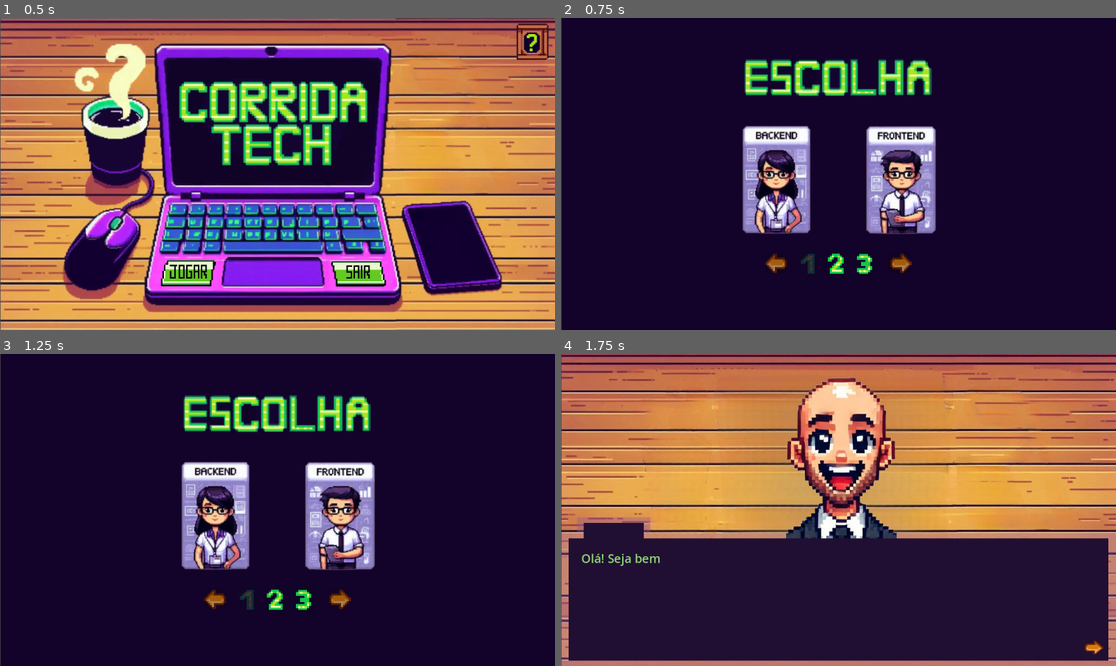
Above: before the commit, frames 1-4 (two rows, left to right).
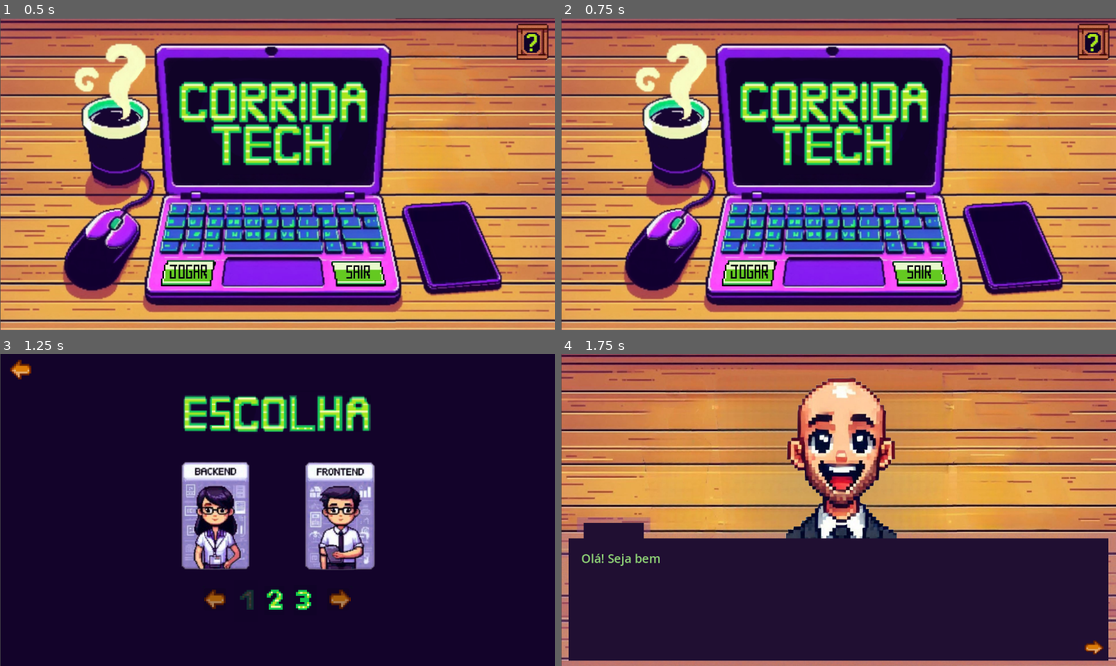
Above: after the commit, the same moments.

Repository: Mescxll/JogoGodot-CorridaTech
Game: Godot game, scene res://cena1.tscn
The game is run twice, just before and just after one commit, with the same random seed, the same clock (stepped at 60 frames per second) and the same inputs. Sound files missing from this copy of the repository are replaced by a short silence.
Inputs (mouse positions are in pixels of both pictures, inside the frame that each line leads up to):
- Up to frame 1 (0.5 s): no input
- Up to frame 2 (0.75 s): click (749, 273) at 0.5 s
- Up to frame 3 (1.25 s): no input
- Up to frame 4 (1.75 s): click (777, 516) at 1.25 s

Frame 1 is identical in both runs. In frame 2, 86% of the frame differs, in the area x 0-100%, y 0-100%; in frame 3, 0.1%; in frame 4, nothing differs.

Commit message:
Atualizações - setas e vitória

Diff:
--- a/cena1.tscn
+++ b/cena1.tscn
@@ -27,11 +27,16 @@
 texture = ExtResource("3_6ssdf")
 
 [node name="Jogar" type="Button" parent="BotaoJogar"]
-self_modulate = Color(0.0745098, 0.0117647, 0.164706, 0.796078)
-offset_left = -213.0
-offset_top = -95.0
-offset_right = 197.0
-offset_bottom = 96.0
+self_modulate = Color(0.0745098, 0.0117647, 0.164706, 0)
+anchors_preset = -1
+anchor_left = 0.18
+anchor_top = 0.239
+anchor_right = 0.796
+anchor_bottom = 0.756
+offset_left = -332.88
+offset_top = -187.625
+offset_right = -333.136
+offset_bottom = -187.5
 theme_override_styles/normal = SubResource("StyleBoxFlat_04b7t")
 
 [node name="BotaoSair" type="Sprite2D" parent="."]
@@ -46,10 +51,6 @@
 offset_right = 176.0
 offset_bottom = 80.0
 
-[node name="AudioStreamPlayer" type="AudioStreamPlayer" parent="."]
-volume_db = -15.661
-autoplay = true
-
 [node name="BotaoAjuda" type="Sprite2D" parent="."]
 position = Vector2(1106, 50)
 texture = ExtResource("5_en3rx")
@@ -61,6 +62,11 @@
 offset_right = 33.0
 offset_bottom = 35.0
 
+[node name="Timer" type="Timer" parent="."]
+wait_time = 0.2
+one_shot = true
+
 [connection signal="pressed" from="BotaoJogar/Jogar" to="." method="_on_jogar_pressed"]
 [connection signal="pressed" from="BotaoSair/Sair" to="." method="_on_sair_pressed"]
 [connection signal="pressed" from="BotaoAjuda/Ajuda" to="." method="_on_ajuda_pressed"]
+[connection signal="timeout" from="Timer" to="." method="_on_timer_timeout"]
--- a/cena_1.gd
+++ b/cena_1.gd
@@ -1,10 +1,15 @@
 extends Node2D
 
 func _on_jogar_pressed() -> void:
-	get_tree().change_scene_to_file("res://cena_niveis.tscn")
+	Musica.rein_music()
+	$Timer.start()
 
 func _on_sair_pressed() -> void:
 	get_tree().quit()
 
 func _on_ajuda_pressed() -> void:
-	pass
+	Musica.rein_music()
+	get_tree().change_scene_to_file("res://cena_ajuda.tscn")
+
+func _on_timer_timeout() -> void:
+	get_tree().change_scene_to_file("res://cena_niveis.tscn")
--- /dev/null
+++ b/cena_ajuda.gd
@@ -0,0 +1,5 @@
+extends Node2D
+
+func _on_seta_pressed() -> void:
+	Musica.rein_music2()
+	get_tree().change_scene_to_file("res://cena1.tscn")
--- /dev/null
+++ b/cena_ajuda.tscn
@@ -0,0 +1,47 @@
+[gd_scene load_steps=4 format=3 uid="uid://ty4xwkfna387"]
+
+[ext_resource type="Script" path="res://cena_ajuda.gd" id="1_5iwba"]
+[ext_resource type="Texture2D" uid="uid://bqty5tunumrc1" path="res://imagens/Fundo Ajuda.jpg" id="1_mcuhn"]
+
+[sub_resource type="StyleBoxFlat" id="StyleBoxFlat_nek4p"]
+bg_color = Color(0.454902, 0.196078, 0.898039, 0)
+
+[node name="Node2D" type="Node2D"]
+script = ExtResource("1_5iwba")
+
+[node name="Fundo" type="Sprite2D" parent="."]
+position = Vector2(575, 326.5)
+scale = Vector2(0.602083, 0.610185)
+texture = ExtResource("1_mcuhn")
+
+[node name="Label" type="Label" parent="."]
+offset_left = 95.0
+offset_top = 68.0
+offset_right = 1057.0
+offset_bottom = 673.0
+theme_override_colors/font_color = Color(0.564706, 0.835294, 0.466667, 1)
+theme_override_font_sizes/font_size = 23
+text = "O Corrida Tech é uma simulação onde sua jornada profissional no mundo da Tecnologia da Informação está em jogo, e cada decisão tomada define o caminho até a carreira dos seus sonhos.
+
+A mecânica do jogo utiliza grafos e o algoritmo de Dijkstra. Apenas um trajeto leva à vitória (5 estrelas), então é necessário encontrar a rota mais eficiente. Empresas e oportunidades exigem requisitos específicos, tornando cada partida única.
+
+Produzido para a matéria de Matemática Discreta II do Instituto Federal de Educação, Ciência e Tecnologia da Bahia (IFBA) - Campus Vitória da Conquista.
+
+Feito por:
+Helen Rocha
+Maria Eduarda Campos
+Dimitri Pereira"
+horizontal_alignment = 1
+autowrap_mode = 3
+justification_flags = 162
+
+[node name="seta" type="Button" parent="."]
+self_modulate = Color(0.0745098, 0.0117647, 0.164706, 0.592157)
+offset_left = 52.0
+offset_top = 548.0
+offset_right = 104.0
+offset_bottom = 595.0
+theme_override_styles/normal = SubResource("StyleBoxFlat_nek4p")
+
+[connection signal="ready" from="Fundo" to="." method="_on_fundo_ready"]
+[connection signal="pressed" from="seta" to="." method="_on_seta_pressed"]
--- a/cena_backend.gd
+++ b/cena_backend.gd
@@ -2,6 +2,7 @@
 var current_scene = "inicio"
 
 func load_scene(scene_name):
+	Musica.stop_music()
 	if scene_name in Global.choices:
 		current_scene = scene_name
 		var scene_data = Global.choices[scene_name]
@@ -40,6 +41,9 @@
 			$seta.disconnect("pressed", Callable(self, "_on_choice_selected"))
 			$seta.connect("pressed", Callable(self, "_on_choice_selected").bind(options[0]))
 
+		if current_scene == "vitoria":
+			$seta.disconnect("pressed", Callable(self, "_on_choice_selected"))
+			$seta.connect("pressed", Callable(self, "_go_to_victory_scene"))
 
 func _on_choice_selected(choice):
 	var next_scene = Global.choices[current_scene]["opcoes"][choice]
@@ -47,3 +51,7 @@
 
 func _ready():
 	load_scene(current_scene)
+
+func _go_to_victory_scene():
+	Musica.rein_music2()
+	get_tree().change_scene_to_file("res://cena_vitoria.tscn")
--- a/cena_backend.tscn
+++ b/cena_backend.tscn
@@ -12,15 +12,15 @@
 font_size = 25
 font_color = Color(0.564706, 0.835294, 0.466667, 1)
 
-[sub_resource type="StyleBoxFlat" id="StyleBoxFlat_4c5gs"]
-bg_color = Color(0.454902, 0.196078, 0.898039, 0)
-
 [sub_resource type="StyleBoxFlat" id="StyleBoxFlat_mmivj"]
 bg_color = Color(0.0784314, 0.027451, 0.133333, 1)
 corner_radius_top_left = 65
 corner_radius_top_right = 65
 corner_radius_bottom_right = 65
 corner_radius_bottom_left = 65
+
+[sub_resource type="StyleBoxFlat" id="StyleBoxFlat_4c5gs"]
+bg_color = Color(0.454902, 0.196078, 0.898039, 0)
 
 [node name="Node2D" type="Node2D"]
 script = ExtResource("1_gqgi0")
@@ -67,14 +67,6 @@
 offset_bottom = 627.0
 color = Color(0.12549, 0.0588235, 0.196078, 1)
 
-[node name="seta" type="Button" parent="."]
-self_modulate = Color(0.0745098, 0.0117647, 0.164706, 0.592157)
-offset_left = 1086.0
-offset_top = 595.0
-offset_right = 1127.0
-offset_bottom = 625.0
-theme_override_styles/normal = SubResource("StyleBoxFlat_4c5gs")
-
 [node name="Botao1" type="Button" parent="."]
 offset_left = 119.0
 offset_top = 571.0
@@ -101,4 +93,10 @@
 scale = Vector2(0.671309, 0.673741)
 texture = ExtResource("6_2h26i")
 
-[connection signal="pressed" from="seta" to="." method="_on_seta_pressed"]
+[node name="seta" type="Button" parent="."]
+self_modulate = Color(0.0745098, 0.0117647, 0.164706, 0.592157)
+offset_left = 1086.0
+offset_top = 595.0
+offset_right = 1127.0
+offset_bottom = 625.0
+theme_override_styles/normal = SubResource("StyleBoxFlat_4c5gs")
--- a/cena_niveis.gd
+++ b/cena_niveis.gd
@@ -8,3 +8,7 @@
 
 func _on_back_pressed() -> void:
 	get_tree().change_scene_to_file("res://cena_backend.tscn")
+
+func _on_seta_e_2pressed() -> void:
+	Musica.rein_music2()
+	get_tree().change_scene_to_file("res://cena1.tscn")
--- a/cena_niveis.tscn
+++ b/cena_niveis.tscn
@@ -101,6 +101,19 @@
 scale = Vector2(0.602564, 0.605769)
 texture = ExtResource("10_jfx3h")
 
+[node name="setaEsquerda2" type="Sprite2D" parent="."]
+position = Vector2(45, 35)
+texture = ExtResource("6_wk5hd")
+
+[node name="setaE" type="Button" parent="setaEsquerda2"]
+modulate = Color(1, 1, 1, 0.313726)
+self_modulate = Color(0.470588, 0.207843, 0.819608, 0)
+offset_left = -25.0
+offset_top = -25.0
+offset_right = 21.0
+offset_bottom = 20.0
+
 [connection signal="pressed" from="backend/back" to="." method="_on_back_pressed"]
 [connection signal="pressed" from="setaEsquerda/setaE" to="." method="_on_seta_e_pressed"]
 [connection signal="pressed" from="setaDireita/setaD" to="." method="_on_seta_d_pressed"]
+[connection signal="pressed" from="setaEsquerda2/setaE" to="." method="_on_seta_e_2pressed"]
--- a/cena_niveis2.tscn
+++ b/cena_niveis2.tscn
@@ -115,5 +115,18 @@
 scale = Vector2(0.172375, 0.1765)
 texture = ExtResource("11_3wti1")
 
+[node name="setaEsquerda2" type="Sprite2D" parent="."]
+position = Vector2(45, 35)
+texture = ExtResource("6_fdsmh")
+
+[node name="setaE" type="Button" parent="setaEsquerda2"]
+modulate = Color(1, 1, 1, 0.313726)
+self_modulate = Color(0.470588, 0.207843, 0.819608, 0)
+offset_left = -25.0
+offset_top = -25.0
+offset_right = 21.0
+offset_bottom = 20.0
+
 [connection signal="pressed" from="setaEsquerda/setaE" to="." method="_on_seta_e_pressed"]
 [connection signal="pressed" from="setaDireita/setaD" to="." method="_on_seta_d_pressed"]
+[connection signal="pressed" from="setaEsquerda2/setaE" to="." method="_on_seta_e_2pressed"]
--- a/cena_niveis3.tscn
+++ b/cena_niveis3.tscn
@@ -114,5 +114,18 @@
 scale = Vector2(0.172375, 0.1765)
 texture = ExtResource("11_1mncg")
 
+[node name="setaEsquerda2" type="Sprite2D" parent="."]
+position = Vector2(45, 35)
+texture = ExtResource("7_pqxwm")
+
+[node name="setaE" type="Button" parent="setaEsquerda2"]
+modulate = Color(1, 1, 1, 0.313726)
+self_modulate = Color(0.470588, 0.207843, 0.819608, 0)
+offset_left = -25.0
+offset_top = -25.0
+offset_right = 21.0
+offset_bottom = 20.0
+
 [connection signal="pressed" from="setaDireita/setaD" to="." method="_on_seta_d_pressed"]
 [connection signal="pressed" from="setaEsquerda/setaE" to="." method="_on_seta_e_pressed"]
+[connection signal="pressed" from="setaEsquerda2/setaE" to="." method="_on_seta_e_2pressed"]
--- a/cena_niveis_2.gd
+++ b/cena_niveis_2.gd
@@ -3,6 +3,9 @@
 func _on_seta_e_pressed() -> void:
 	get_tree().change_scene_to_file("res://cena_niveis.tscn")
 
-
 func _on_seta_d_pressed() -> void:
 	get_tree().change_scene_to_file("res://cena_niveis3.tscn")
+
+func _on_seta_e_2pressed() -> void:
+	Musica.rein_music2()
+	get_tree().change_scene_to_file("res://cena1.tscn")
--- a/cena_niveis_3.gd
+++ b/cena_niveis_3.gd
@@ -5,3 +5,7 @@
 
 func _on_seta_e_pressed() -> void:
 	get_tree().change_scene_to_file("res://cena_niveis2.tscn")
+
+func _on_seta_e_2pressed() -> void:
+	Musica.rein_music2()
+	get_tree().change_scene_to_file("res://cena1.tscn")
--- /dev/null
+++ b/cena_vitoria.gd
@@ -0,0 +1,5 @@
+extends Node2D
+
+func _on_seta_e_pressed() -> void:
+	Musica.rein_music2()
+	get_tree().change_scene_to_file("res://cena_niveis.tscn")
--- /dev/null
+++ b/cena_vitoria.tscn
@@ -0,0 +1,53 @@
+[gd_scene load_steps=5 format=3 uid="uid://c6vperr7m4tju"]
+
+[ext_resource type="Script" path="res://cena_vitoria.gd" id="1_dtwov"]
+[ext_resource type="Texture2D" uid="uid://bbhoy6fp5ahkp" path="res://imagens/Fundo Vitória.jpg" id="1_j1ki6"]
+[ext_resource type="Texture2D" uid="uid://c27yx47faicw8" path="res://imagens/Estrelas.png" id="2_3wtbj"]
+[ext_resource type="Texture2D" uid="uid://d230nb843abkb" path="res://imagens/voltar.png" id="4_m04pq"]
+
+[node name="Node2D" type="Node2D"]
+script = ExtResource("1_dtwov")
+
+[node name="Fundo" type="Sprite2D" parent="."]
+position = Vector2(574.5, 322)
+scale = Vector2(0.598437, 0.596296)
+texture = ExtResource("1_j1ki6")
+
+[node name="Estrela 1" type="Sprite2D" parent="."]
+position = Vector2(411.125, 164.5)
+scale = Vector2(0.1795, 0.178)
+texture = ExtResource("2_3wtbj")
+
+[node name="Estrela 2" type="Sprite2D" parent="."]
+position = Vector2(488, 120)
+scale = Vector2(0.1795, 0.178)
+texture = ExtResource("2_3wtbj")
+
+[node name="Estrela 3" type="Sprite2D" parent="."]
+position = Vector2(575, 96)
+scale = Vector2(0.1795, 0.178)
+texture = ExtResource("2_3wtbj")
+
+[node name="Estrela 4" type="Sprite2D" parent="."]
+position = Vector2(662, 122)
+scale = Vector2(0.1795, 0.178)
+texture = ExtResource("2_3wtbj")
+
+[node name="Estrela 5" type="Sprite2D" parent="."]
+position = Vector2(737, 173)
+scale = Vector2(0.1795, 0.178)
+texture = ExtResource("2_3wtbj")
+
+[node name="setaEsquerda2" type="Sprite2D" parent="."]
+position = Vector2(45, 35)
+texture = ExtResource("4_m04pq")
+
+[node name="setaE" type="Button" parent="setaEsquerda2"]
+modulate = Color(1, 1, 1, 0.313726)
+self_modulate = Color(0.470588, 0.207843, 0.819608, 0)
+offset_left = -25.0
+offset_top = -25.0
+offset_right = 21.0
+offset_bottom = 20.0
+
+[connection signal="pressed" from="setaEsquerda2/setaE" to="." method="_on_seta_e_pressed"]
--- /dev/null
+++ b/musica.gd
@@ -0,0 +1,47 @@
+extends Node
+
+var current_music: AudioStreamPlayer
+
+func _ready():
+	current_music = AudioStreamPlayer.new()
+	add_child(current_music)
+	current_music.bus = "Music"
+	current_music.stream = preload("res://audios/neon-gaming-128925.mp3")
+	current_music.play()
+	current_music.connect("finished", _on_music_finished)
+
+func _on_music_finished():
+	current_music.play()
+
+func stop_music():
+	var fade_out_time = 1.0
+	var fade_tween = get_tree().create_tween()
+	fade_tween.tween_property(current_music, "volume_db", -40, fade_out_time)
+	await fade_tween.finished
+	current_music.stop()
+
+func rein_music():
+	var fade_in_time = 1.0
+	var fade_in_tween = get_tree().create_tween()
+	fade_in_tween.tween_property(current_music, "volume_db", -5, fade_in_time)
+
+func rein_music2():
+	var fade_in_time = 1.0
+	var fade_in_tween = get_tree().create_tween()
+	fade_in_tween.tween_property(current_music, "volume_db", 1, fade_in_time)
+
+func play_music(new_music_path: String):
+	if current_music.stream.resource_path == new_music_path:
+		return
+
+	var fade_out_time = 1.0
+	var fade_tween = get_tree().create_tween()
+	fade_tween.tween_property(current_music, "volume_db", -40, fade_out_time)
+	await fade_tween.finished
+
+	current_music.stream = load(new_music_path)
+	current_music.play()
+
+	var fade_in_time = 1.0
+	var fade_in_tween = get_tree().create_tween()
+	fade_in_tween.tween_property(current_music, "volume_db", 1, fade_in_time)
--- a/project.godot
+++ b/project.godot
@@ -21,6 +21,7 @@
 GlobalFront="*res://global_front.gd"
 GlobalMobile="*res://global_mobile.gd"
 GlobalDados="*res://global_dados.gd"
+Musica="*res://musica.gd"
 
 [rendering]
 
Not shown, added: audios/xbox-360-analogue-stick-click-97412.mp3.import
Binary file added: imagens/Estrelas.png
Not shown, added: imagens/Estrelas.png.import
Binary file added: imagens/Fundo Ajuda.jpg
Not shown, added: imagens/Fundo Ajuda.jpg.import
Binary file added: imagens/Fundo Vitória.jpg
Not shown, added: imagens/Fundo Vitória.jpg.import
Binary file added: imagens/voltar.png
Not shown, added: imagens/voltar.png.import
Not shown, added: audios/xbox-360-analogue-stick-click-97412.mp3
